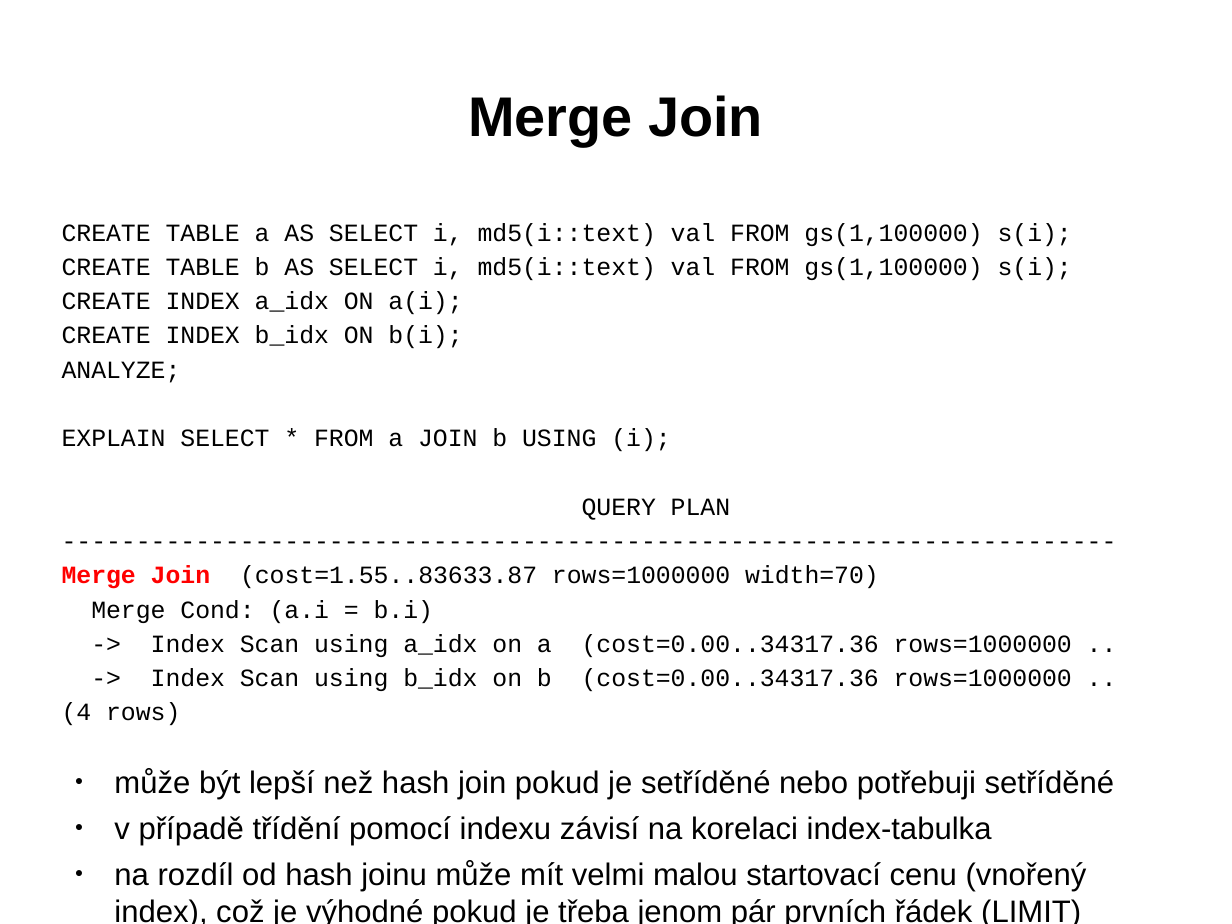
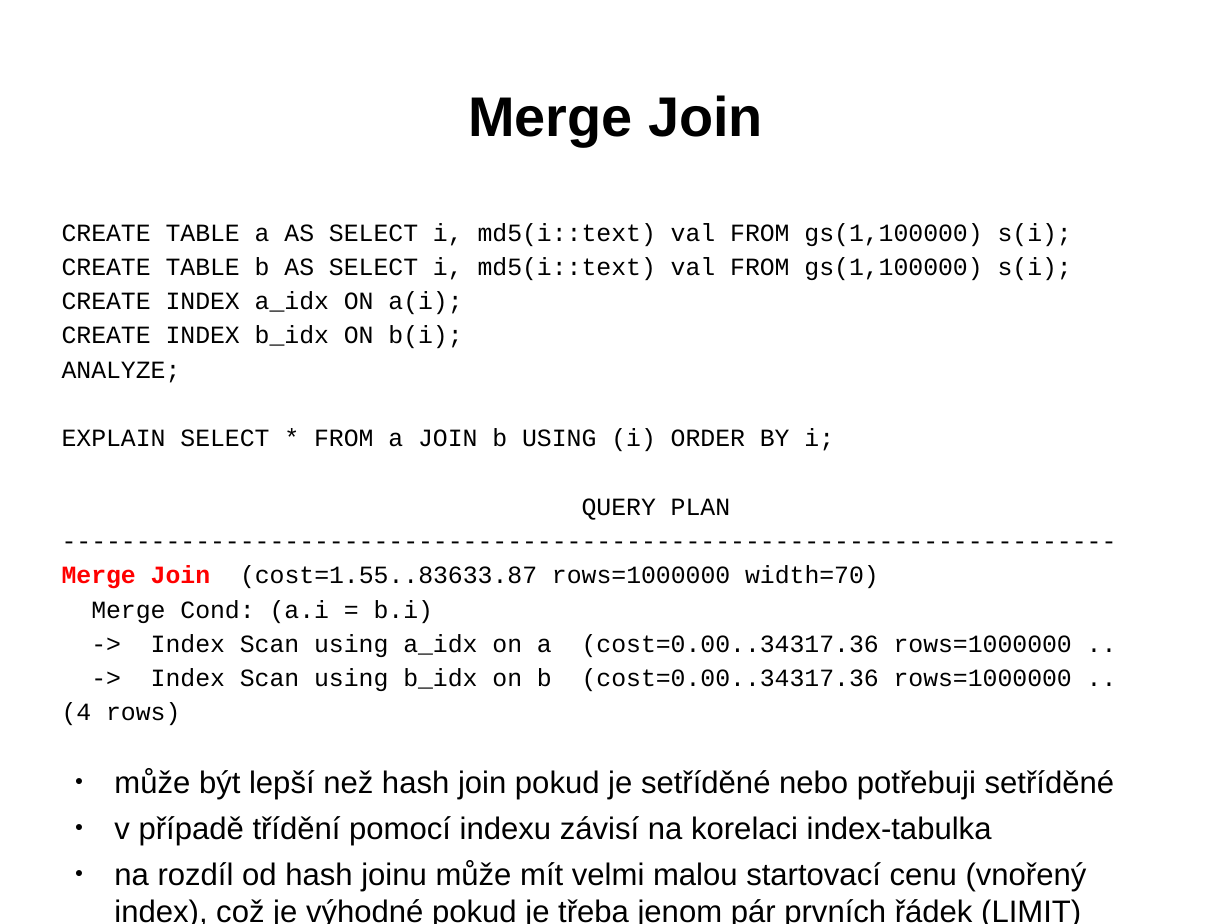
Before and after one commit to tvondra/explain_training, a slide deck: slide 70 of explain-training.odp (slide 68 before the commit). Drawn at 1232x924 pixels with LibreOffice and Linux fonts; fonts in the diff are those of the drawing. Boxes give left, top, right and bottom in pixels: in the first picture for what was removed or moved away, otherwise in the second. Text is boxed around its words. In the diff, an @@ line names an element or a change of style, - is before the commit and + after.

```diff
--- a/explain-training.odp
+++ b/explain-training.odp
@@ text at (62,428,834,451): text changed @@
-EXPLAIN SELECT * FROM a JOIN b USING (i);
+EXPLAIN SELECT * FROM a JOIN b USING (i) ORDER BY i;
```
Also in this commit, not shown: 8 other slides changed, 3 slides added, 3 other files.
